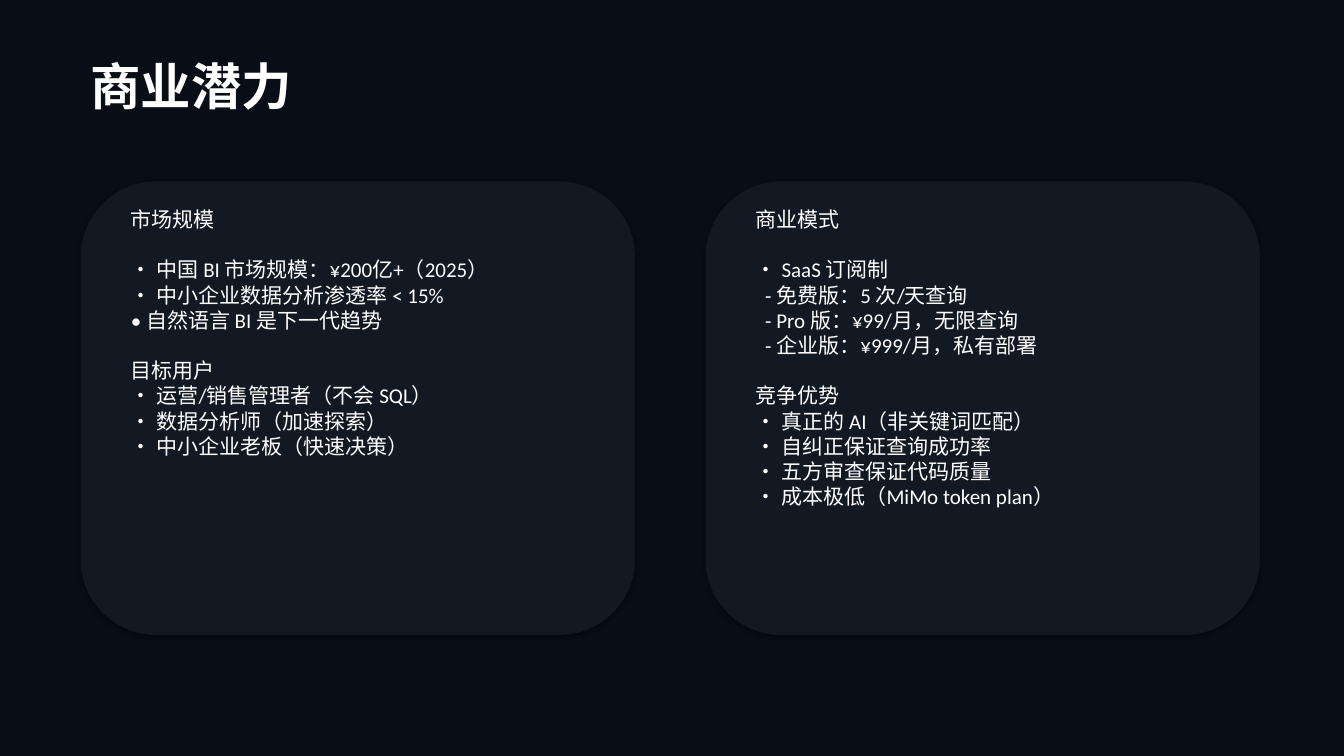
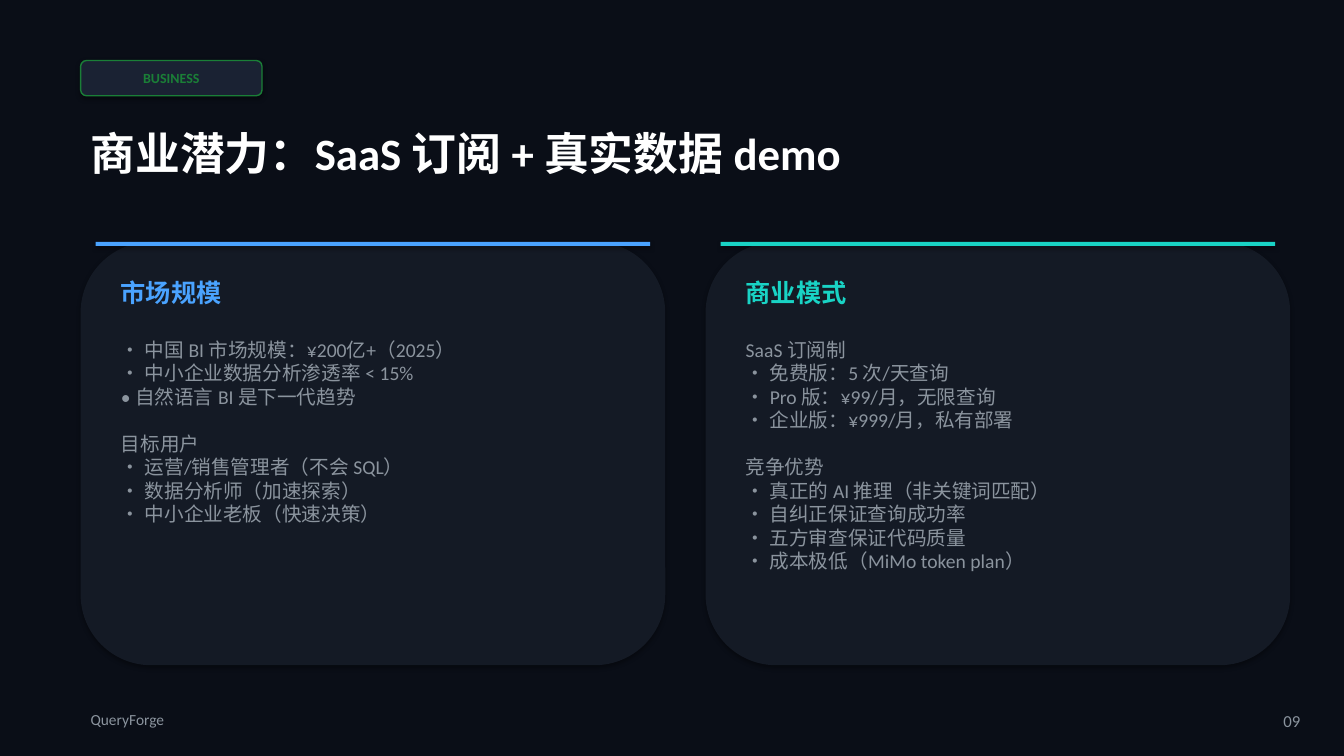
Before and after one commit to eric-stone-plus/queryforge, a slide deck: slide 9 of QueryForge-Pitch.pptx. Drawn at 1344x756 pixels with LibreOffice and Linux fonts; fonts in the diff are those of the drawing. Boxes give left, top, right and bottom in pixels: in the first picture for what was removed or moved away, otherwise in the second. Text is boxed around its words. In the diff, an @@ line names an element or a change of style, - is before the commit and + after.

Commit message:
feat: redesigned PPT with dark theme, 11 slides matching DataPilot style

```diff
--- a/QueryForge-Pitch.pptx
+++ b/QueryForge-Pitch.pptx
@@ background #080D16 to #0A0E17 @@
@@ rounded rectangle added at [81, 60, 262, 96], fill #1A2233, outline #1A7F37 1 pt, 10 pt, text #1A7F37, bold @@
+BUSINESS
@@ text at [91, 131, 841, 174]: text changed; size 36 to 32 pt @@
-商业潜力
+商业潜力：SaaS 订阅 + 真实数据 demo
@@ rounded rectangle: place and size @@
-rounded rectangle at [81, 181, 635, 635]
+rounded rectangle at [81, 242, 665, 665]
@@ rounded rectangle at [81, 242, 665, 665]: fill #131922 to #141A25 @@
@@ rectangle added at [96, 242, 650, 246], fill #4AA3FF @@
@@ rounded rectangle at [706, 242, 1291, 665]: fill #131922 to #141A25 @@
@@ rounded rectangle: place and size @@
-rounded rectangle at [706, 181, 1260, 635]
+rounded rectangle at [706, 242, 1291, 665]
@@ rectangle added at [721, 242, 1275, 246], fill #19D3C5 @@
@@ text added at [121, 280, 222, 305], 18 pt, text #4AA3FF, bold @@
+市场规模
@@ text added at [746, 280, 847, 305], 18 pt, text #19D3C5, bold @@
+商业模式
@@ text at [121, 340, 456, 523]: text changed; size 15 to 14 pt; text colour #FFFFFF to #8B949E @@
-市场规模
-• 中国 BI 市场规模：¥200亿+（2025）
-• 中小企业数据分析渗透率 < 15%
-• 自然语言 BI 是下一代趋势
-目标用户
-• 运营/销售管理者（不会 SQL）
-• 数据分析师（加速探索）
-• 中小企业老板（快速决策）
+• 中国 BI 市场规模：¥200亿+（2025）
+• 中小企业数据分析渗透率 < 15%
+• 自然语言 BI 是下一代趋势
+目标用户
+• 运营/销售管理者（不会 SQL）
+• 数据分析师（加速探索）
+• 中小企业老板（快速决策）
@@ text at [746, 340, 1050, 571]: text changed; size 15 to 14 pt; text colour #FFFFFF to #8B949E @@
-商业模式
-• SaaS 订阅制
-- 免费版：5 次/天查询
-- Pro 版：¥99/月，无限查询
-- 企业版：¥999/月，私有部署
-竞争优势
-• 真正的 AI（非关键词匹配）
-• 自纠正保证查询成功率
-• 五方审查保证代码质量
-• 成本极低（MiMo token plan）
+SaaS 订阅制
+• 免费版：5 次/天查询
+• Pro 版：¥99/月，无限查询
+• 企业版：¥999/月，私有部署
+竞争优势
+• 真正的 AI 推理（非关键词匹配）
+• 自纠正保证查询成功率
+• 五方审查保证代码质量
+• 成本极低（MiMo token plan）
@@ text added at [91, 715, 165, 728], 11 pt, text #8B949E @@
+QueryForge
@@ text added at [1283, 716, 1300, 727], 12 pt, text #8B949E @@
+09
```
Also in this commit, not shown: 4 other slides changed, 6 slides added, 5 slides removed, 2 other files.
